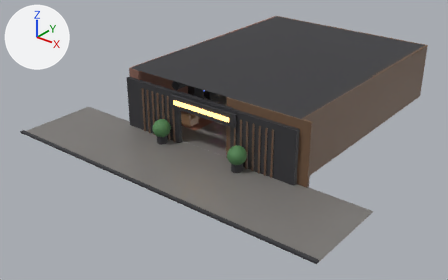
The Blender file art/blockout.blend as it was, and as the next commit left it.
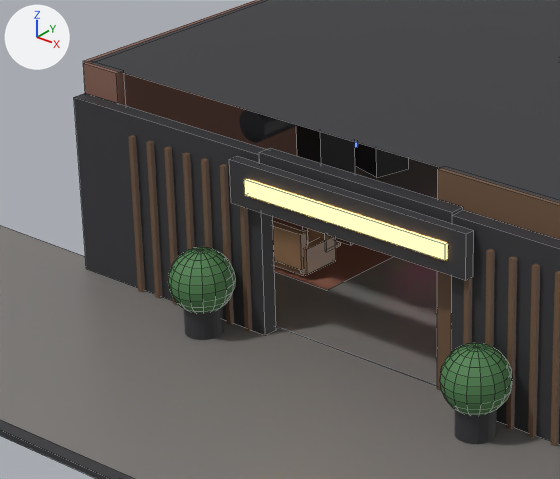
The first picture shows the older version from a 50 mm lens placed at (23.8, -37.1, 18.6), pointed at (-1.2, -5.8, -0.8). The close-ups show the older and then the newer version on the part from 24% to 58% of the width and 18% to 65% of the height of that picture. Only the edits that show in the close-ups are written down. Every picture has the same lights, and +X, +Y and +Z are marked at upper left. The close-ups show mesh edges as thin lines.

In view in the first close-up: 'ceiling', 'facade_l', 'facade_r', 'facade_top', 'floor', 'palm_1', 'sidewalk', 'sign_backing', 'sign_text', 'wall_front', 'wall_front_r', 'wall_left' and 25 more.
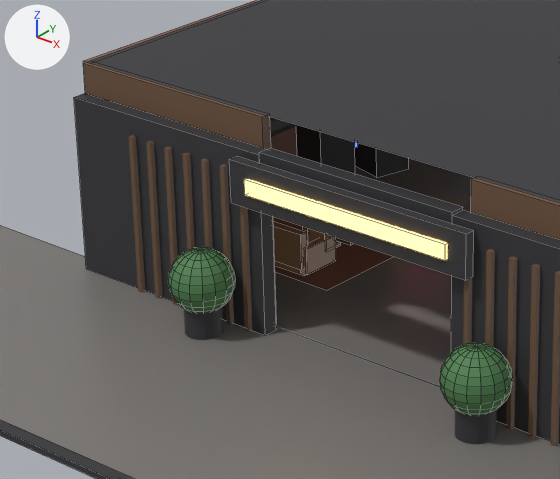
Location of each change, (x1, y1, x2, y2) in pixels of the close-ups (560 x 479 px):
'wall_front', recoloured, moved, rescaled: before (83, 62, 126, 105); after (83, 62, 277, 324)
'wall_front_r', moved, rescaled: before (437, 168, 560, 390); after (471, 178, 560, 239)
'wall_left', unchanged, covered by the edit: (84, 0, 297, 156) in both
'duct_-3.2', unchanged, covered by the edit: before (239, 110, 298, 143); after (270, 117, 298, 137)

The edits, one by one:
me_cube_001 has 8 vertices, 6 faces and spans x -0.5..0.5, y -0.5..0.5, z -0.5..0.5.
me_cube_001 no longer uses material mat_brick (brown #866155).
me_cube_001 gains material mat_walnut (brown #6f553f).
Object 'wall_front' (ob_wall_front) moves from (-6.55, -9.0, 2.1) to (-4.68, -9.0, 2.1).
Object 'wall_front' (ob_wall_front) is rescaled from (0.9, 0.2, 4.2) to (4.63, 0.2, 4.2).
Object 'wall_front_r' (ob_wall_front_r) moves from (4.7, -9.0, 2.1) to (4.68, -9.0, 2.1).
Object 'wall_front_r' (ob_wall_front_r) is rescaled from (6.1, 0.2, 4.2) to (4.63, 0.2, 4.2).
